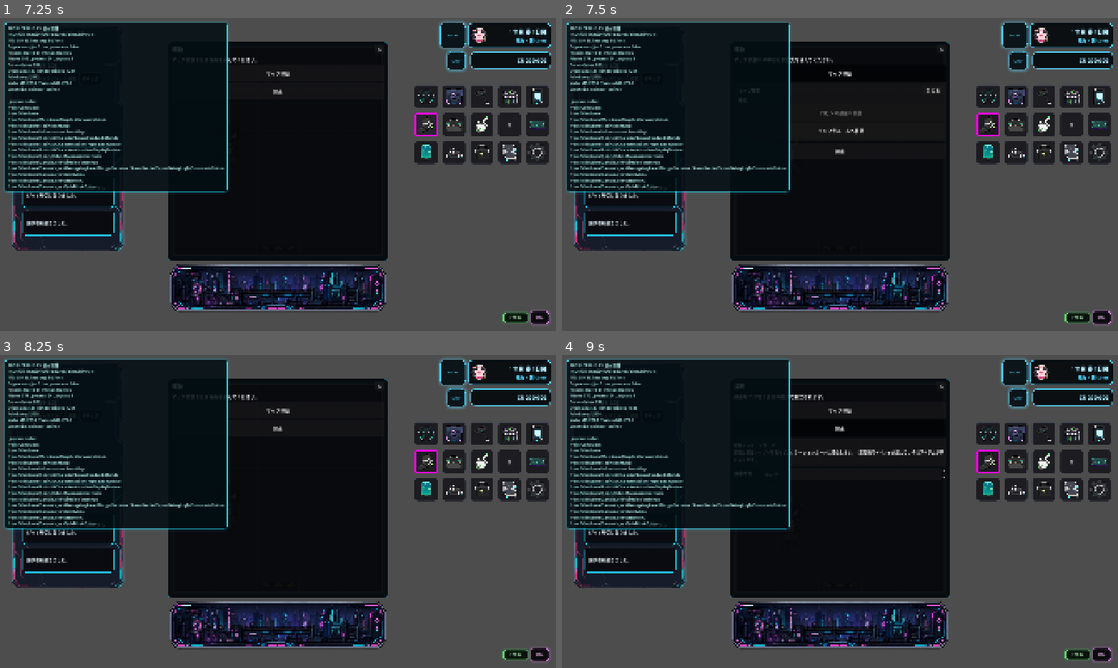
Above: before the commit, frames 1-4 (two rows, left to right).
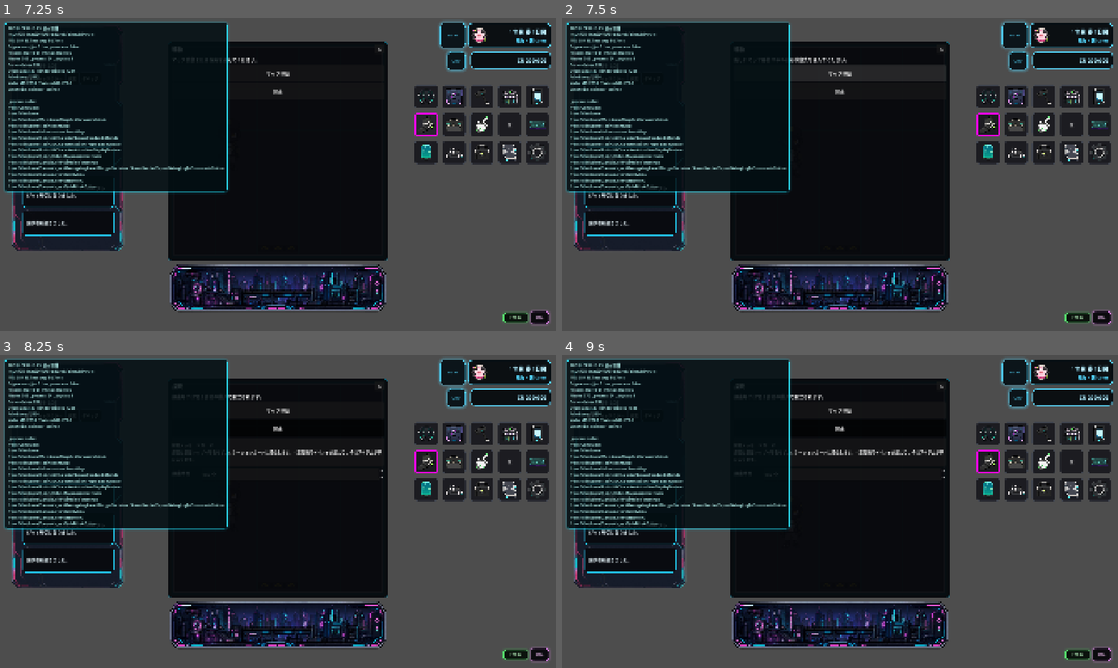
Above: after the commit, the same moments.

Repository: grimoire1089-coder/optimistic
Game: Godot game, scene res://Scenes/Boot/TitleScene.tscn
The game is run twice, just before and just after one commit, with the same random seed, the same clock (stepped at 60 frames per second) and the same inputs. Sound files missing from this copy of the repository are replaced by a short silence.
Inputs (mouse positions are in pixels of both pictures, inside the frame that each line leads up to):
- Up to frame 1 (7.25 s): click "はじめる" at 0.5 s; click (428, 96) at 1.25 s; click (483, 96) at 2 s; click (511, 96) at 2.75 s; click (539, 96) at 3.5 s; click (455, 96) at 4.25 s; click (483, 152) at 5 s; click "X" at 5.75 s; click (428, 124) at 6.5 s
- Up to frame 2 (7.5 s): click "マップ移動" at 7.25 s
- Up to frame 3 (8.25 s): click (372, 426) at 8 s, where only the run before the commit has a clickable "閉じる"
- Up to frame 4 (9 s): click "探索" at 8.75 s

Frame 1 is identical in both runs. In frame 2, 1.9% of the frame differs, in the area x 4-70%, y 12-44%; in frame 3, 0.4%; in frame 4, nothing differs.
Error after the commit: Invalid access to property or key 'theme_override_styles' on a base object of type 'PanelContainer'. (res://Scripts/UI/HUD/MoveMenu.gd:205)

Commit message:
Open map move destinations in a separate panel

Diff:
--- a/Scripts/UI/HUD/MoveMenu.gd
+++ b/Scripts/UI/HUD/MoveMenu.gd
@@ -12,6 +12,11 @@
 const MENU_OFFSET_TOP := 80.0
 const MENU_OFFSET_RIGHT := 1340.0
 const MENU_OFFSET_BOTTOM := 840.0
+const MAP_MOVE_PANEL_SIZE := Vector2(360.0, 360.0)
+const MAP_MOVE_PANEL_OFFSET_LEFT := 1356.0
+const MAP_MOVE_PANEL_OFFSET_TOP := 80.0
+const MAP_MOVE_PANEL_OFFSET_RIGHT := 1716.0
+const MAP_MOVE_PANEL_OFFSET_BOTTOM := 440.0
 
 @export var robin_path: NodePath = NodePath("../../Robin")
 @export var map_travel_module_path: NodePath = NodePath("../../MainSceneMapTravelModule")
@@ -30,9 +35,9 @@
 var _duration_spin_box: SpinBox
 var _book_library: Node
 var _exploration_location_system: Node
+var _map_move_panel: PanelContainer
 var _menu_mode: StringName = MENU_MODE_MOVE
 var _selected_exploration_minutes: int = 0
-var _map_move_ui_open: bool = false
 
 
 func _ready() -> void:
@@ -49,14 +54,14 @@
 func open_menu() -> void:
 	visible = true
 	_menu_mode = MENU_MODE_MOVE
-	_map_move_ui_open = false
+	_hide_map_move_panel()
 	_apply_shop_aligned_layout()
 	_refresh_content()
 
 
 func close_menu() -> void:
 	visible = false
-	_map_move_ui_open = false
+	_hide_map_move_panel()
 
 
 func toggle_menu() -> void:
@@ -72,7 +77,7 @@
 		move_action_button.disabled = false
 		move_action_button.toggle_mode = true
 		move_action_button.text = "マップ移動"
-		move_action_button.tooltip_text = "部屋マップ間の移動先を表示します。"
+		move_action_button.tooltip_text = "部屋マップ間の移動先を別パネルで開きます。"
 		if not move_action_button.pressed.is_connected(_on_move_action_pressed):
 			move_action_button.pressed.connect(_on_move_action_pressed)
 	if explore_action_button != null:
@@ -88,24 +93,28 @@
 
 func _on_move_action_pressed() -> void:
 	_menu_mode = MENU_MODE_MOVE
-	_map_move_ui_open = true
 	_refresh_content()
+	_show_map_move_panel()
+	if visible:
+		detail_label.text = "新しいマップ移動パネルから移動先を選んでください。"
 
 
 func _on_explore_action_pressed() -> void:
 	_menu_mode = MENU_MODE_EXPLORE
-	_map_move_ui_open = false
+	_hide_map_move_panel()
 	_refresh_content()
 
 
-func _on_close_map_move_ui_pressed() -> void:
-	_map_move_ui_open = false
-	_refresh_content()
+func _on_close_map_move_panel_pressed() -> void:
+	_hide_map_move_panel()
+	_sync_tab_button_state()
+	if visible and _menu_mode == MENU_MODE_MOVE:
+		detail_label.text = "マップ移動または探索を選んでください。"
 
 
 func _sync_tab_button_state() -> void:
 	if move_action_button != null:
-		move_action_button.set_pressed_no_signal(_map_move_ui_open)
+		move_action_button.set_pressed_no_signal(_is_map_move_panel_open())
 	if explore_action_button != null:
 		explore_action_button.set_pressed_no_signal(_menu_mode == MENU_MODE_EXPLORE)
 
@@ -139,15 +148,8 @@
 
 func _show_move_tab() -> void:
 	title_label.text = "移動"
-	if _map_move_ui_open:
-		var destinations: Array[Dictionary] = _get_move_destinations()
-		var active_map_id: StringName = _get_active_map_id()
-		_add_dynamic_control(_create_map_move_sub_ui(destinations, active_map_id))
 	if visible:
-		if _map_move_ui_open:
-			detail_label.text = "マップ移動UIの中から移動先を選んでください。"
-		else:
-			detail_label.text = "マップ移動または探索を選んでください。"
+		detail_label.text = "マップ移動または探索を選んでください。"
 
 
 func _show_exploration_tab() -> void:
@@ -166,56 +168,116 @@
 			detail_label.text = "探索時間を設定してから、探索場所を選んでください。"
 
 
-func _create_map_move_sub_ui(destinations: Array[Dictionary], active_map_id: StringName) -> Control:
+func _show_map_move_panel() -> void:
+	_hide_map_move_panel()
+	var destinations: Array[Dictionary] = _get_move_destinations()
+	var active_map_id: StringName = _get_active_map_id()
+	_map_move_panel = _create_map_move_panel(destinations, active_map_id)
+	var panel_parent: Node = get_parent()
+	if panel_parent == null:
+		add_child(_map_move_panel)
+	else:
+		panel_parent.add_child(_map_move_panel)
+	_apply_map_move_panel_layout(_map_move_panel)
+	_sync_tab_button_state()
+
+
+func _hide_map_move_panel() -> void:
+	if _map_move_panel == null or not is_instance_valid(_map_move_panel):
+		_map_move_panel = null
+		return
+	var parent: Node = _map_move_panel.get_parent()
+	if parent != null:
+		parent.remove_child(_map_move_panel)
+	_map_move_panel.queue_free()
+	_map_move_panel = null
+
+
+func _is_map_move_panel_open() -> bool:
+	return _map_move_panel != null and is_instance_valid(_map_move_panel) and _map_move_panel.visible
+
+
+func _create_map_move_panel(destinations: Array[Dictionary], active_map_id: StringName) -> PanelContainer:
 	var panel: PanelContainer = PanelContainer.new()
-	panel.name = "MapMoveSubUI"
-	panel.custom_minimum_size = Vector2(280.0, 150.0)
-	panel.size_flags_horizontal = Control.SIZE_EXPAND_FILL
+	panel.name = "MapMovePanel"
+	panel.visible = true
+	panel.z_index = z_index + 1
+	panel.theme_override_styles["panel"] = _create_map_move_panel_style()
 
 	var margin: MarginContainer = MarginContainer.new()
 	margin.name = "MapMoveMargin"
-	margin.add_theme_constant_override("margin_left", 16)
-	margin.add_theme_constant_override("margin_top", 8)
-	margin.add_theme_constant_override("margin_right", 8)
-	margin.add_theme_constant_override("margin_bottom", 8)
+	margin.add_theme_constant_override("margin_left", 12)
+	margin.add_theme_constant_override("margin_top", 10)
+	margin.add_theme_constant_override("margin_right", 12)
+	margin.add_theme_constant_override("margin_bottom", 10)
 	panel.add_child(margin)
 
 	var container: VBoxContainer = VBoxContainer.new()
-	container.name = "MapMoveUI"
+	container.name = "MapMoveRows"
 	container.size_flags_horizontal = Control.SIZE_EXPAND_FILL
-	container.add_theme_constant_override("separation", 6)
+	container.add_theme_constant_override("separation", 8)
 	margin.add_child(container)
 
 	var header: HBoxContainer = HBoxContainer.new()
-	header.name = "MapMoveHeader"
+	header.name = "Header"
 	container.add_child(header)
 
 	var title: Label = Label.new()
-	title.name = "MapMoveTitleLabel"
+	title.name = "TitleLabel"
 	title.text = "マップ移動"
 	title.size_flags_horizontal = Control.SIZE_EXPAND_FILL
-	title.add_theme_font_size_override("font_size", 15)
+	title.add_theme_font_size_override("font_size", 18)
 	header.add_child(title)
 
-	var close_sub_ui_button: Button = Button.new()
-	close_sub_ui_button.name = "CloseMapMoveUIButton"
-	close_sub_ui_button.text = "閉じる"
-	close_sub_ui_button.custom_minimum_size = Vector2(72.0, 28.0)
-	close_sub_ui_button.focus_mode = Control.FOCUS_NONE
-	close_sub_ui_button.pressed.connect(_on_close_map_move_ui_pressed)
-	header.add_child(close_sub_ui_button)
+	var close_panel_button: Button = Button.new()
+	close_panel_button.name = "CloseButton"
+	close_panel_button.text = "X"
+	close_panel_button.custom_minimum_size = Vector2(32.0, 28.0)
+	close_panel_button.focus_mode = Control.FOCUS_NONE
+	close_panel_button.pressed.connect(_on_close_map_move_panel_pressed)
+	header.add_child(close_panel_button)
 
 	var label: Label = Label.new()
-	label.name = "MapMoveContentLabel"
+	label.name = "MoveLabel"
 	label.text = "移動"
-	label.add_theme_font_size_override("font_size", 14)
+	label.add_theme_font_size_override("font_size", 15)
 	container.add_child(label)
 
 	for destination in destinations:
 		var button: Button = _create_destination_button(destination, active_map_id)
-		_destination_buttons.append(button)
 		container.add_child(button)
 	return panel
+
+
+func _create_map_move_panel_style() -> StyleBoxFlat:
+	var style := StyleBoxFlat.new()
+	style.bg_color = Color(0.025, 0.03, 0.045, 0.96)
+	style.border_width_left = 2
+	style.border_width_top = 2
+	style.border_width_right = 2
+	style.border_width_bottom = 2
+	style.border_color = Color(0.14, 0.8, 0.95, 1.0)
+	style.corner_radius_top_left = 12
+	style.corner_radius_top_right = 12
+	style.corner_radius_bottom_right = 12
+	style.corner_radius_bottom_left = 12
+	return style
+
+
+func _apply_map_move_panel_layout(panel: PanelContainer) -> void:
+	if panel == null:
+		return
+	panel.custom_minimum_size = MAP_MOVE_PANEL_SIZE
+	panel.anchor_left = 0.0
+	panel.anchor_top = 0.0
+	panel.anchor_right = 0.0
+	panel.anchor_bottom = 0.0
+	panel.offset_left = MAP_MOVE_PANEL_OFFSET_LEFT
+	panel.offset_top = MAP_MOVE_PANEL_OFFSET_TOP
+	panel.offset_right = MAP_MOVE_PANEL_OFFSET_RIGHT
+	panel.offset_bottom = MAP_MOVE_PANEL_OFFSET_BOTTOM
+	panel.grow_horizontal = Control.GROW_DIRECTION_BOTH
+	panel.grow_vertical = Control.GROW_DIRECTION_BOTH
 
 
 func _create_exploration_message_card() -> Control:
